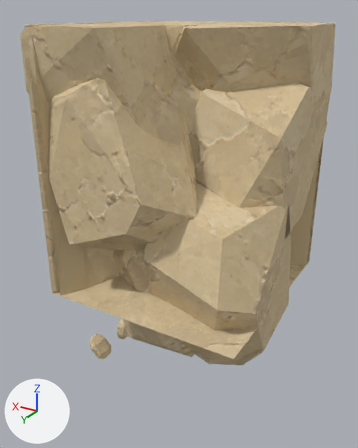
One commit to the glTF model assets/custom/models/ground_modules/ground_bottom_corner_03.glb: the scene before it, then after it.
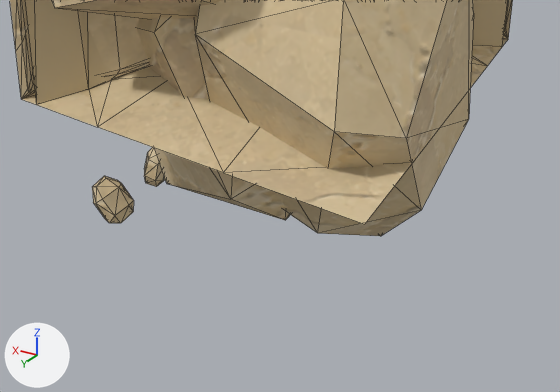
Each version appears first whole from a 50 mm lens placed at (-0.65, 2.52, 0.96), pointed at (0.55, 0.51, -0.05), and next in a close-up on the part from 11% to 94% of the width and 54% to 100% of the height. The lights are fixed; the arrows at lower left show +X, +Y and +Z. The first two pictures are the older version. The close-ups show mesh edges as thin lines. Vertices at exactly the same position are counted once.

The scene before the commit, as lines of its bpy script (objects in view):
```python
me_groundbottomcorner03_bodyshouldermesh = bpy.data.meshes.new('GroundBottomCorner03_BodyShoulderMesh')
me_groundbottomcorner03_bodyshouldermesh.from_pydata(...)  # 859 vertices, 1523 faces; spans x 0.0..1.04, y -0.04..1.0, z -0.95..0.91
# faces by material slot: [179, 170, 116, 184, 175, 103, 556, 40]
me_groundbottomcorner03_bodyshouldermesh.materials.append(mat_sandstone_plate_1_002)
me_groundbottomcorner03_bodyshouldermesh.materials.append(mat_sandstone_plate_2_002)
me_groundbottomcorner03_bodyshouldermesh.materials.append(mat_sandstone_plate_3_002)
me_groundbottomcorner03_bodyshouldermesh.materials.append(mat_sandstone_plate_4_002)
me_groundbottomcorner03_bodyshouldermesh.materials.append(mat_sandstone_plate_5_002)
me_groundbottomcorner03_bodyshouldermesh.materials.append(mat_sandstone_plate_6_002)
me_groundbottomcorner03_bodyshouldermesh.materials.append(mat_sandstone_plate_13_002)
me_groundbottomcorner03_bodyshouldermesh.materials.append(mat_groundmodulerecess)  # beige #cdb890
ob_groundbottomcorner03_body = bpy.data.objects.new('GroundBottomCorner03_Body', me_groundbottomcorner03_bodyshouldermesh)
ob_groundbottomcorner03_body.location = (0.0, 0.0, 0.0)
```
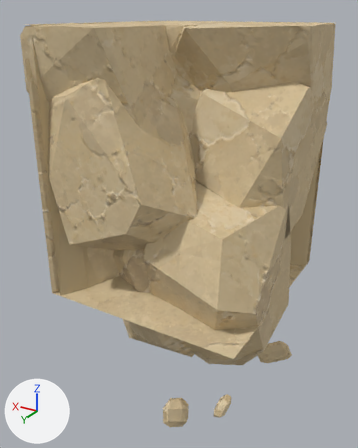
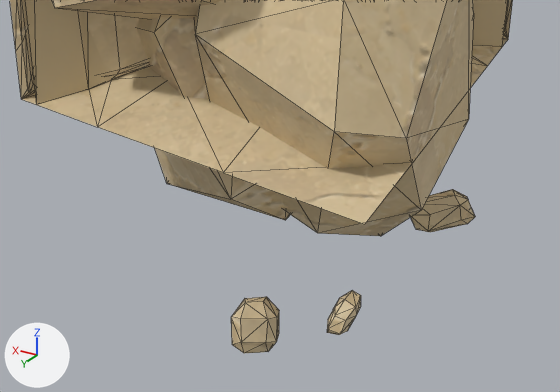
Pixel boxes [x1, y1, x2, y2] of what changed, in the close-ups (560 x 392 px; the box of a moved part takes in the faces that stretch with it):
'GroundBottomCorner03_Body', reshaped: before [10, 0, 513, 236]; after [10, 0, 513, 353]
part 1 of me_groundbottomcorner03_bodyshouldermesh, moved or reshaped (not visible before): after [411, 189, 475, 232]
part 2 of me_groundbottomcorner03_bodyshouldermesh, moved or reshaped: before [144, 147, 166, 187]; after [327, 290, 361, 335]
part 3 of me_groundbottomcorner03_bodyshouldermesh, moved or reshaped: before [92, 176, 134, 223]; after [231, 297, 279, 353]

Edits to the bpy script that builds the scene:
```text
Change me_groundbottomcorner03_bodyshouldermesh:
    used by ob_groundbottomcorner03_body; location = (0.0, 0.0, 0.0)
    remove me_groundbottomcorner03_bodyshouldermesh.from_pydata(...)  # 859 vertices, 1523 faces; spans x 0.0..1.04, y -0.04..1.0, z -0.95..0.91
    add me_groundbottomcorner03_bodyshouldermesh.from_pydata(...)  # 859 vertices, 1523 faces; spans x 0.0..1.04, y -0.04..1.0, z -0.98..0.91
    me_groundbottomcorner03_bodyshouldermesh part 1: the loose piece of 24 vertices spanning x 0.49..0.73, y -0.04..0.06, z -0.94..-0.74 is multiplied about its middle by the matrix ((0.519, -0.616, -0.281), (0.65, 0.552, -0.008), (0.187, -0.209, 0.806)), then moved by (-0.5, 0.14, -0.07)
    me_groundbottomcorner03_bodyshouldermesh part 2: the loose piece of 24 vertices spanning x 0.94..1.03, y 0.41..0.5, z -0.95..-0.79 is scaled about its middle by (0.8, 1.24, 0.58), then moved by (-0.88, 0.4, 0.11)
    me_groundbottomcorner03_bodyshouldermesh part 3: the loose piece of 24 vertices spanning x 0.93..1.04, y 0.63..0.75, z -0.94..-0.78 is multiplied about its middle by the matrix ((0.785, 0.568, -0.405), (-0.629, 0.84, -0.043), (0.301, 0.274, 0.968)), then moved by (-0.66, 0.23, 0.01)
```
